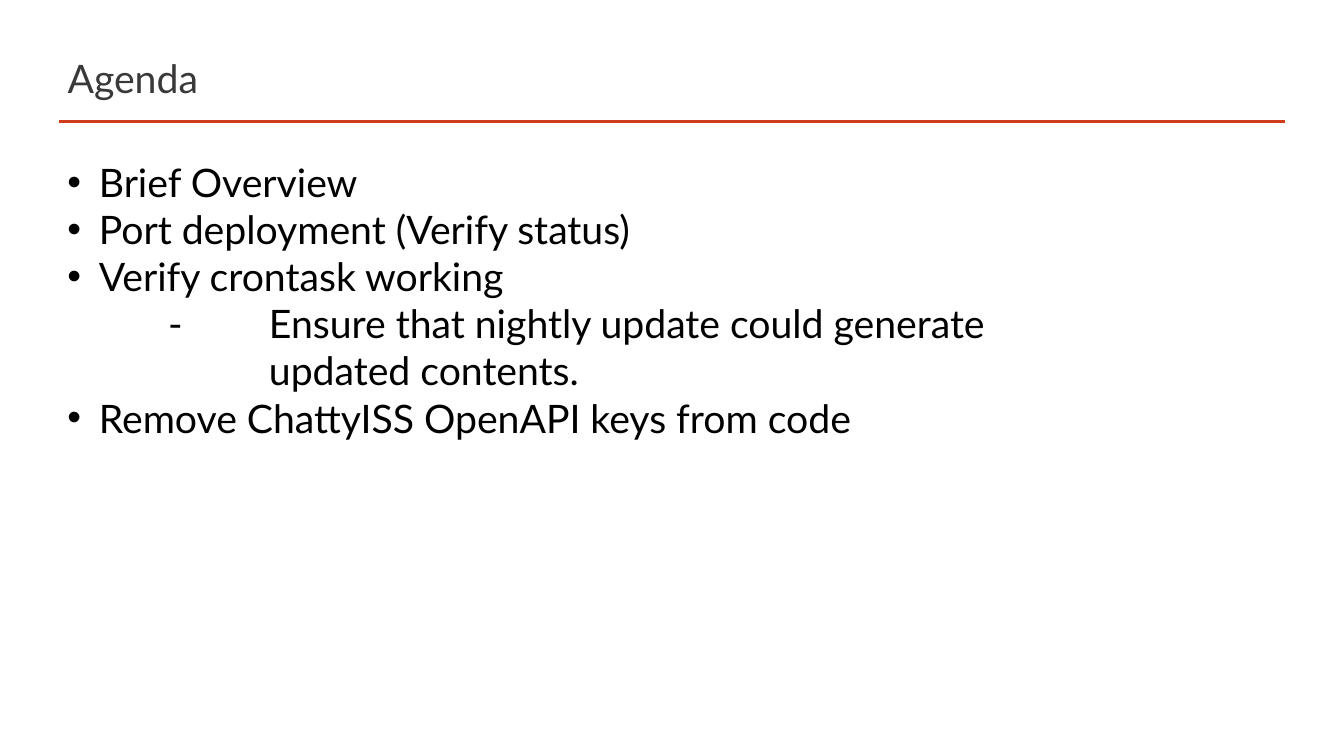
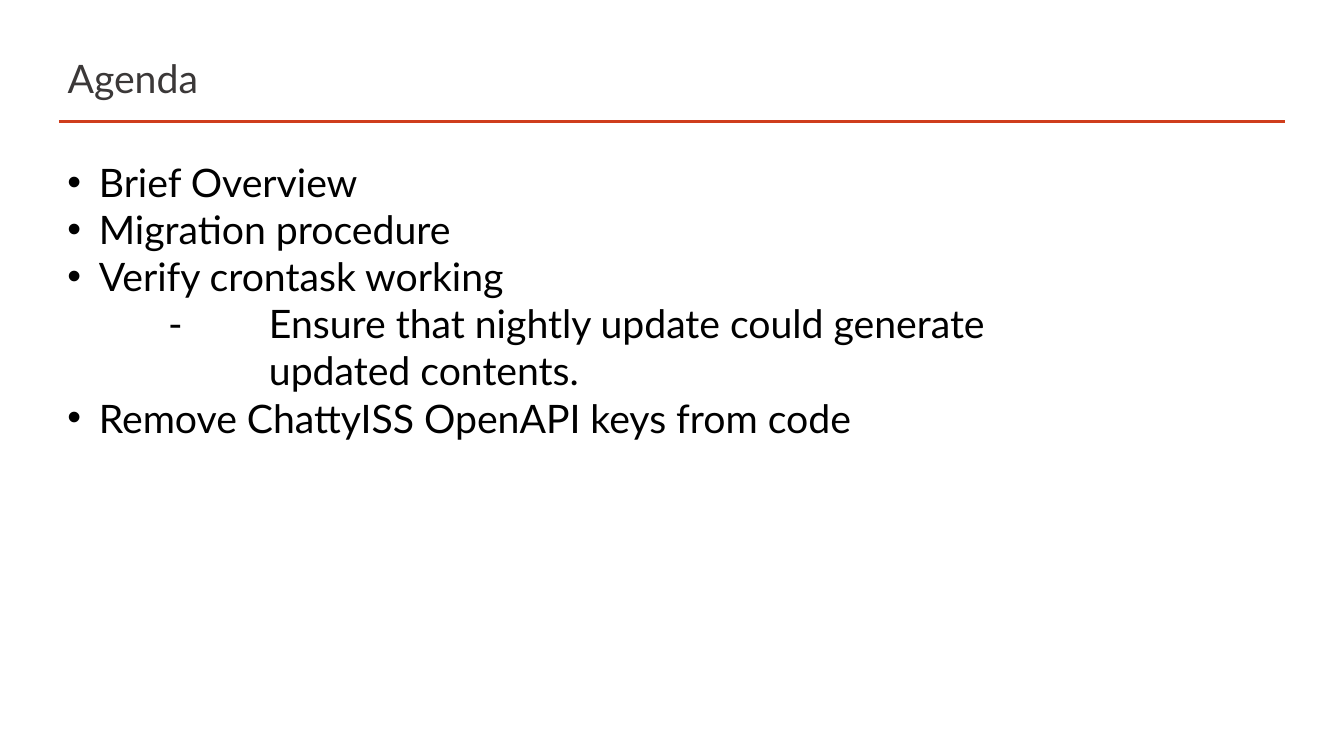
Before and after one commit to sink257/-IRS-PM-2023-03-04-ISY5001-GRP-Two.AI-ChattyISS, a slide deck: slide 2 of ProjectReport/02_DetailedInstallation/Setting up ChattyISS.pptx. Drawn at 1344x756 pixels with LibreOffice and Linux fonts; fonts in the diff are those of the drawing. Boxes give left, top, right and bottom in pixels: in the first picture for what was removed or moved away, otherwise in the second. Text is boxed around its words. In the diff, an @@ line names an element or a change of style, - is before the commit and + after.

Commit message:
Reword some english and highlight certain statements

```diff
--- a/ProjectReport/02_DetailedInstallation/Setting up ChattyISS.pptx
+++ b/ProjectReport/02_DetailedInstallation/Setting up ChattyISS.pptx
@@ text at <box>99,215,451,251</box>: text changed @@
-• Port deployment (Verify status)
+• Migration procedure
```
Also in this commit, not shown: 1 other slide changed.
